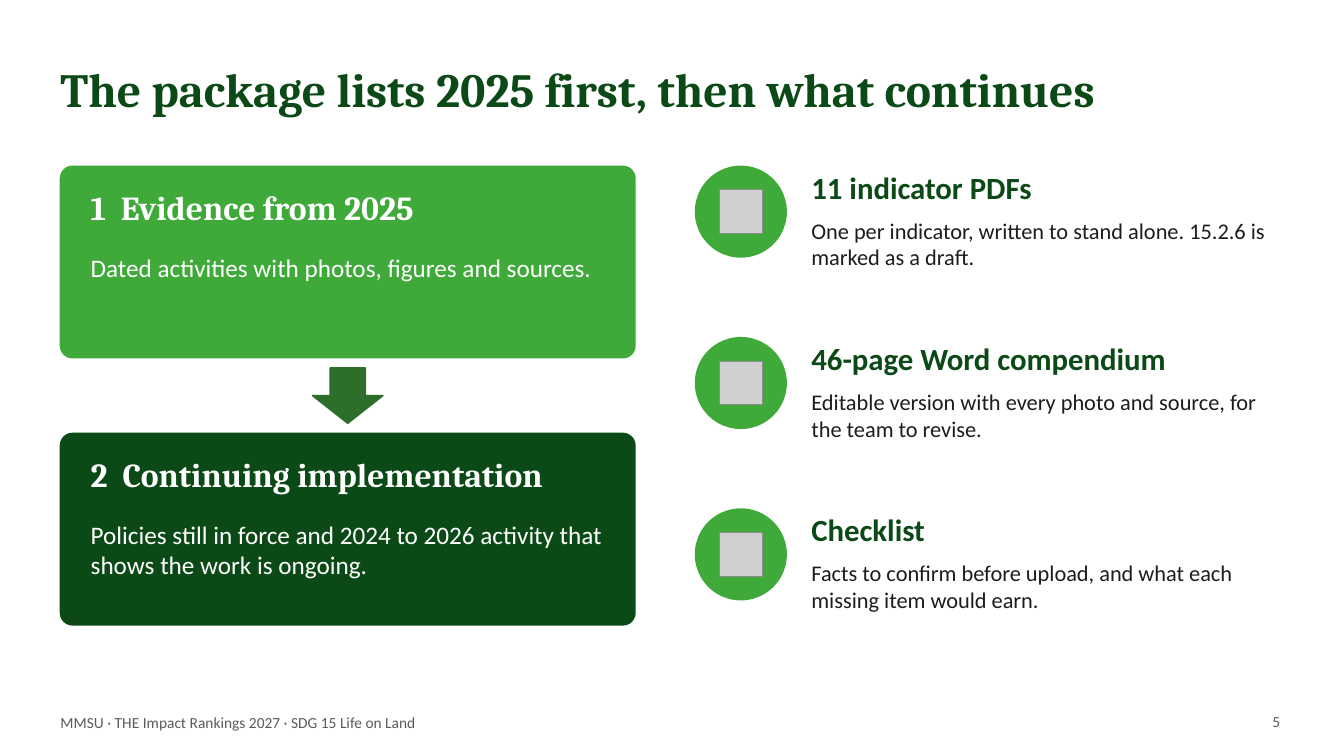
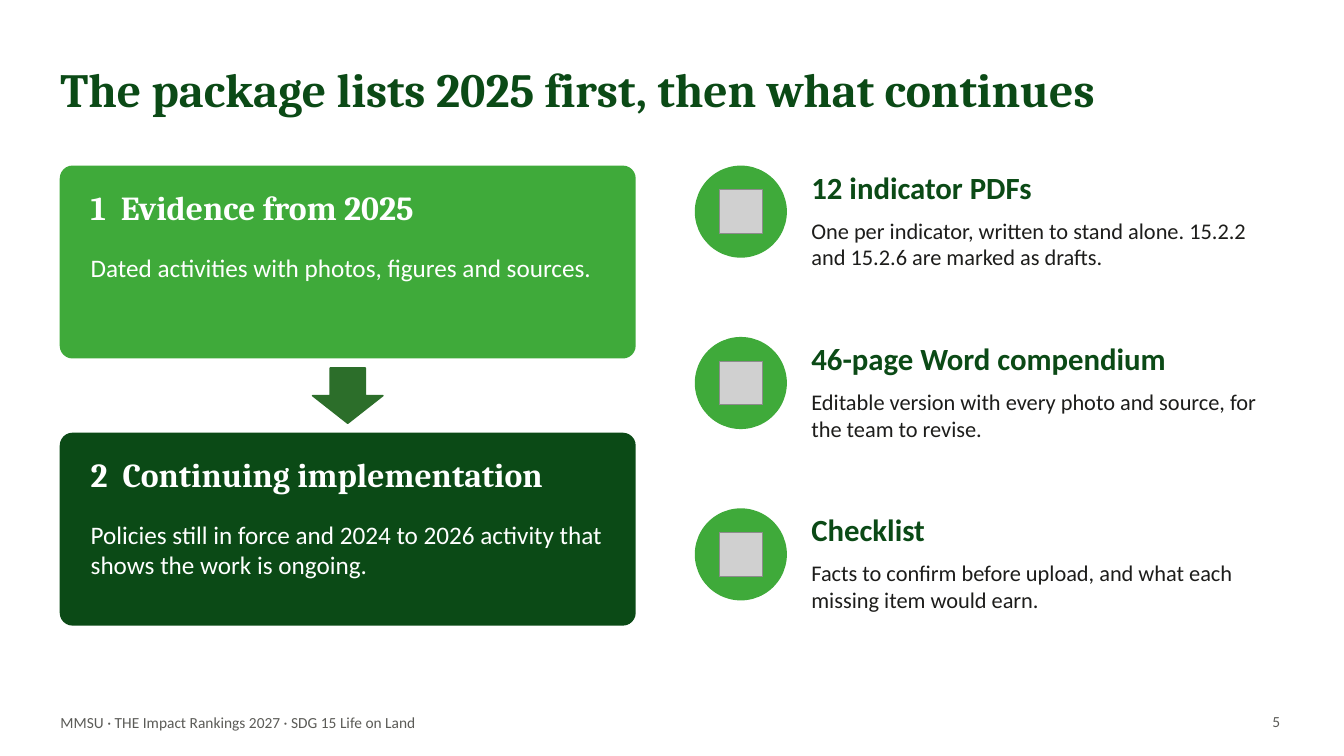
Before and after one commit to BhinoSTV/MMSUGreenDashboard, a slide deck: slide 5 of submission/sdg15/team-update/SDG15_Team_Update_2026-10-30.pptx. Drawn at 1344x756 pixels with LibreOffice and Linux fonts; fonts in the diff are those of the drawing; grey boxes stand for pictures. Boxes give left, top, right and bottom in pixels: in the first picture for what was removed or moved away, otherwise in the second. Text is boxed around its words. In the diff, an @@ line names an element or a change of style, - is before the commit and + after.

```diff
--- a/submission/sdg15/team-update/SDG15_Team_Update_2026-10-30.pptx
+++ b/submission/sdg15/team-update/SDG15_Team_Update_2026-10-30.pptx
@@ text at [811,177,1032,200]: text changed @@
-11 indicator PDFs
+12 indicator PDFs
@@ text at [811,223,1246,265]: text changed @@
-One per indicator, written to stand alone. 15.2.6 is marked as a draft.
+One per indicator, written to stand alone. 15.2.2 and 15.2.6 are marked as drafts.
```
Also in this commit, not shown: 2 other slides changed, 21 other files.
